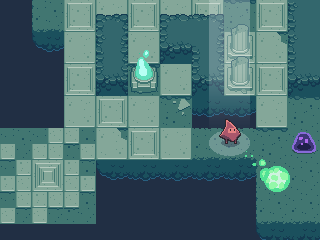
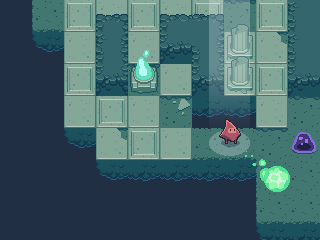
Before/after of a 320x240 layered artwork. What changed in the layer stack:
hid "Layer 11" over [0,128,96,224]
